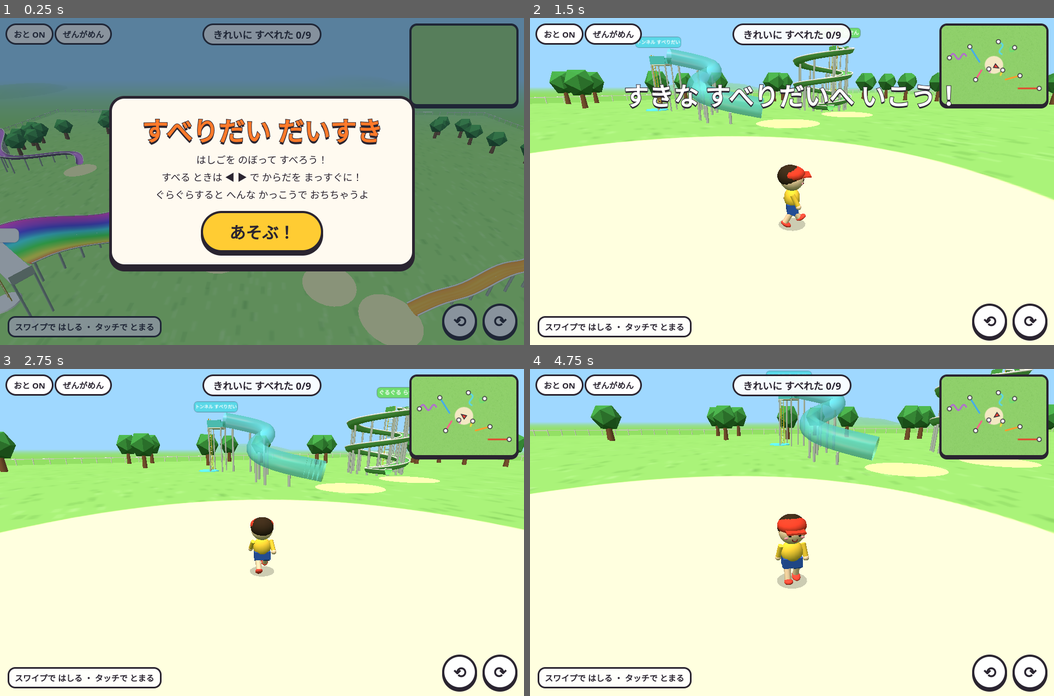
Above: before the commit, frames 1-4 (two rows, left to right).
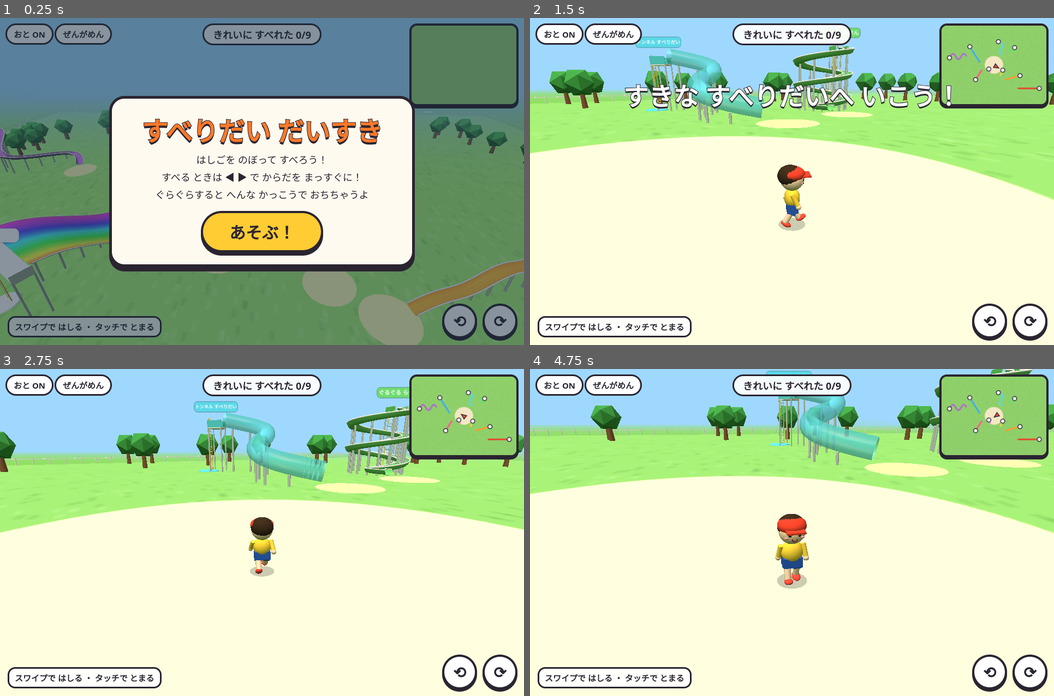
Above: after the commit, the same moments.

Repository: complerseinfo-png/game
Game: browser game, page slide/index.html
The game is run twice, just before and just after one commit, with the same random seed, the same clock (stepped at 60 frames per second) and the same inputs.
Inputs (mouse positions are in pixels of both pictures, inside the frame that each line leads up to):
- Up to frame 1 (0.25 s): no input
- Up to frame 2 (1.5 s): click "あそぶ！" at 0.27 s; hold Right from 1.03 s (still down); click (792, 214) at 1.07 s
- Up to frame 3 (2.75 s): release Right at 1.53 s; hold Down 1.58-1.85 s; click (157, 499) at 1.67 s; hold Left 1.9-2.47 s; click (366, 483) at 2.27 s; hold Up from 2.52 s (still down)
- Up to frame 4 (4.75 s): release Up at 2.82 s; click (870, 597) at 2.87 s; hold Right 2.87-3.53 s; click (661, 614) at 3.47 s; hold Up 3.58-3.82 s; hold Left 3.87-4.3 s; click (792, 467) at 4.07 s; hold Down 4.35-4.68 s; click (949, 548) at 4.67 s; hold Right from 4.73 s (still down)

The runs differ from the first frame. In frame 1, 3.2% of the frame differs, in the area x 0-100%, y 20-68%; in frame 2, 0.7%; in frame 3, 1.1%; in frame 4, 1.4%.

Commit message:
slide: shorter draw distance
Co-Authored-By: Claude Opus 5.5 <noreply@anthropic.com>
Claude-Session: https://claude.ai/code/session_013BDtbipzgeay626yBH3NvG

Diff:
--- a/slide/index.html
+++ b/slide/index.html
@@ -77,8 +77,8 @@
 function chime(){[523,659,784,1047].forEach((f,i)=>tone(f,.35,'triangle',.07,0,i*.1))}
 // ---------- three ----------
 const canvas=$('c');const MOBILE=/Android|Silk|Mobile|Tablet|iPad/i.test(navigator.userAgent);const renderer=new THREE.WebGLRenderer({canvas,antialias:!MOBILE,powerPreference:'high-performance'});let quality=Math.min(MOBILE?0.9:1.25,devicePixelRatio||1);renderer.setPixelRatio(quality);
-const scene=new THREE.Scene();const SKY=0x9fd8ff;scene.background=new THREE.Color(SKY);scene.fog=new THREE.Fog(SKY,80,220);
-const camera=new THREE.PerspectiveCamera(60,1,0.05,500);
+const scene=new THREE.Scene();const SKY=0x9fd8ff;scene.background=new THREE.Color(SKY);scene.fog=new THREE.Fog(SKY,60,170);
+const camera=new THREE.PerspectiveCamera(60,1,0.05,180);
 function resize(){renderer.setSize(innerWidth,innerHeight,false);camera.aspect=innerWidth/innerHeight;camera.fov=camera.aspect<1?75:60;camera.updateProjectionMatrix()}addEventListener('resize',resize);
 scene.add(new THREE.HemisphereLight(0xffffff,0x6a8a4a,0.78));const sun=new THREE.DirectionalLight(0xfff4e0,0.5);sun.position.set(-30,60,30);scene.add(sun);
 const lam=c=>new THREE.MeshLambertMaterial({color:c});const flat=c=>new THREE.MeshPhongMaterial({color:c,flatShading:true,shininess:5});const basic=c=>new THREE.MeshBasicMaterial({color:c});
